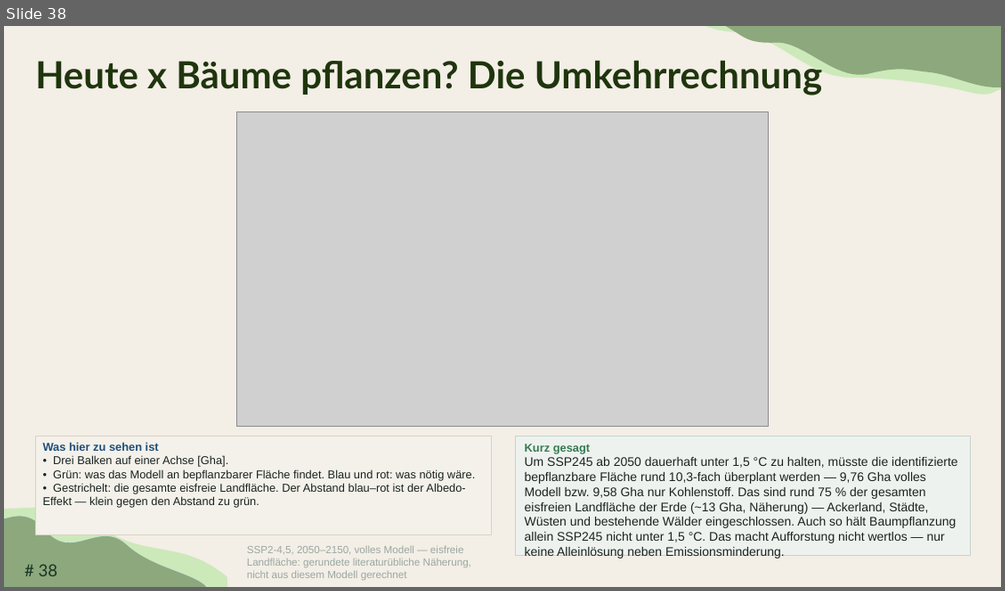
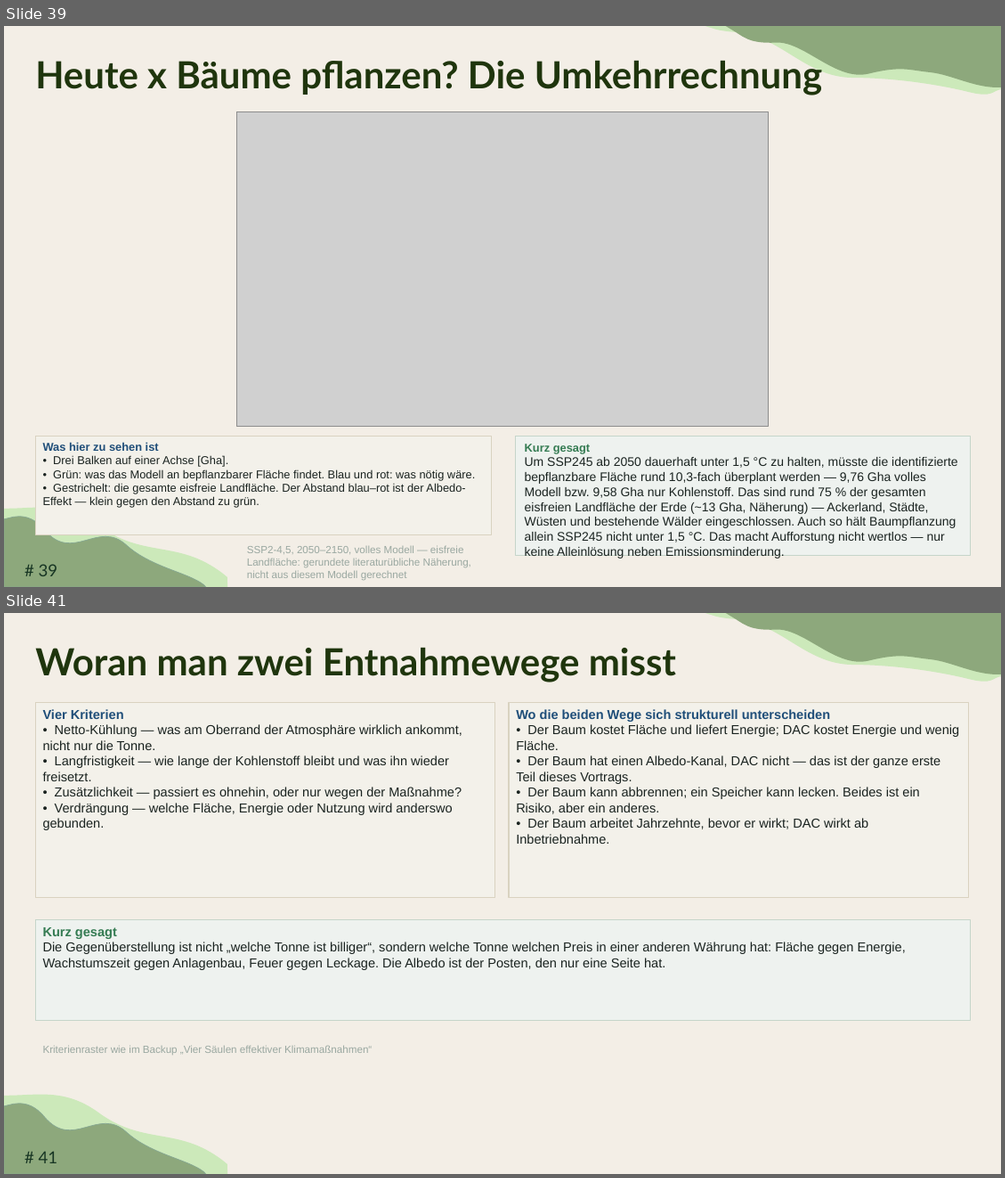
Before and after one commit to TimoDiepers/woodway, a slide deck: docs/slides/dissvortrag.pptx. Shown one above the other, each under a label of ours: slide 38 before the commit, slides 39 and 41 after it; the slides between them are not shown. The pictures are 1005x591 and 1005x1178 pixels, drawn with LibreOffice and Linux fonts; fonts in the diff are those of the drawing; grey boxes stand for pictures. Boxes give left, top, right and bottom in pixels: in the first picture for what was removed or moved away, otherwise in the second. Text is boxed around its words. In the diff, an @@ line names an element or a change of style, - is before the commit and + after.

```diff
--- a/docs/slides/dissvortrag.pptx
+++ b/docs/slides/dissvortrag.pptx
@@ slide 41 added at [4, 613, 1001, 1174], background #F3EEE6; not listed: 5 template elements that a slide beside it also shows @@
@@ title added at [35, 647, 676, 682], 36 pt, text #1F350D, bold @@
+Woran man zwei Entnahmewege misst
@@ rectangle added at [35, 703, 495, 897], fill #F3F1EA, outline #D9D2C0 1 pt, 12.5 pt, text #1A2320 @@
+Vier Kriterien
+• Netto-Kühlung — was am Oberrand der Atmosphäre wirklich ankommt, nicht nur die Tonne.
+• Langfristigkeit — wie lange der Kohlenstoff bleibt und was ihn wieder freisetzt.
+• Zusätzlichkeit — passiert es ohnehin, oder nur wegen der Maßnahme?
+• Verdrängung — welche Fläche, Energie oder Nutzung wird anderswo gebunden.
@@ rectangle added at [509, 703, 969, 897], fill #F3F1EA, outline #D9D2C0 1 pt, 12.5 pt, text #1A2320 @@
+Wo die beiden Wege sich strukturell unterscheiden
+• Der Baum kostet Fläche und liefert Energie; DAC kostet Energie und wenig Fläche.
+• Der Baum hat einen Albedo-Kanal, DAC nicht — das ist der ganze erste Teil dieses Vortrags.
+• Der Baum kann abbrennen; ein Speicher kann lecken. Beides ist ein Risiko, aber ein anderes.
+• Der Baum arbeitet Jahrzehnte, bevor er wirkt; DAC wirkt ab Inbetriebnahme.
@@ rectangle added at [35, 919, 971, 1021], fill #EEF2EF, outline #C5D5CA 1 pt, 12.5 pt, text #1A2320 @@
+Kurz gesagt
+Die Gegenüberstellung ist nicht „welche Tonne ist billiger“, sondern welche Tonne welchen Preis in einer anderen Währung hat: Fläche gegen Energie, Wachstumszeit gegen Anlagenbau, Feuer gegen Leckage. Die Albedo ist der Posten, den nur eine Seite hat.
@@ text added at [43, 1045, 372, 1054], 10 pt, text #9AA8A1 @@
+Kriterienraster wie im Backup „Vier Säulen effektiver Klimamaßnahmen“
@@ what was slide 38 is now slide 39 @@
@@ page number at [39, 564, 58, 576]: text changed @@
-# 38
+# 39
```
Also in this commit, not shown: 5 slides changed, 3 other slides added.
